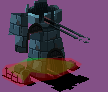
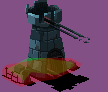
Comparing the layer stacks of the two 108×92 images. Changes:
removed layer "TowerPatch.png" over (8, 13, 43, 53)
